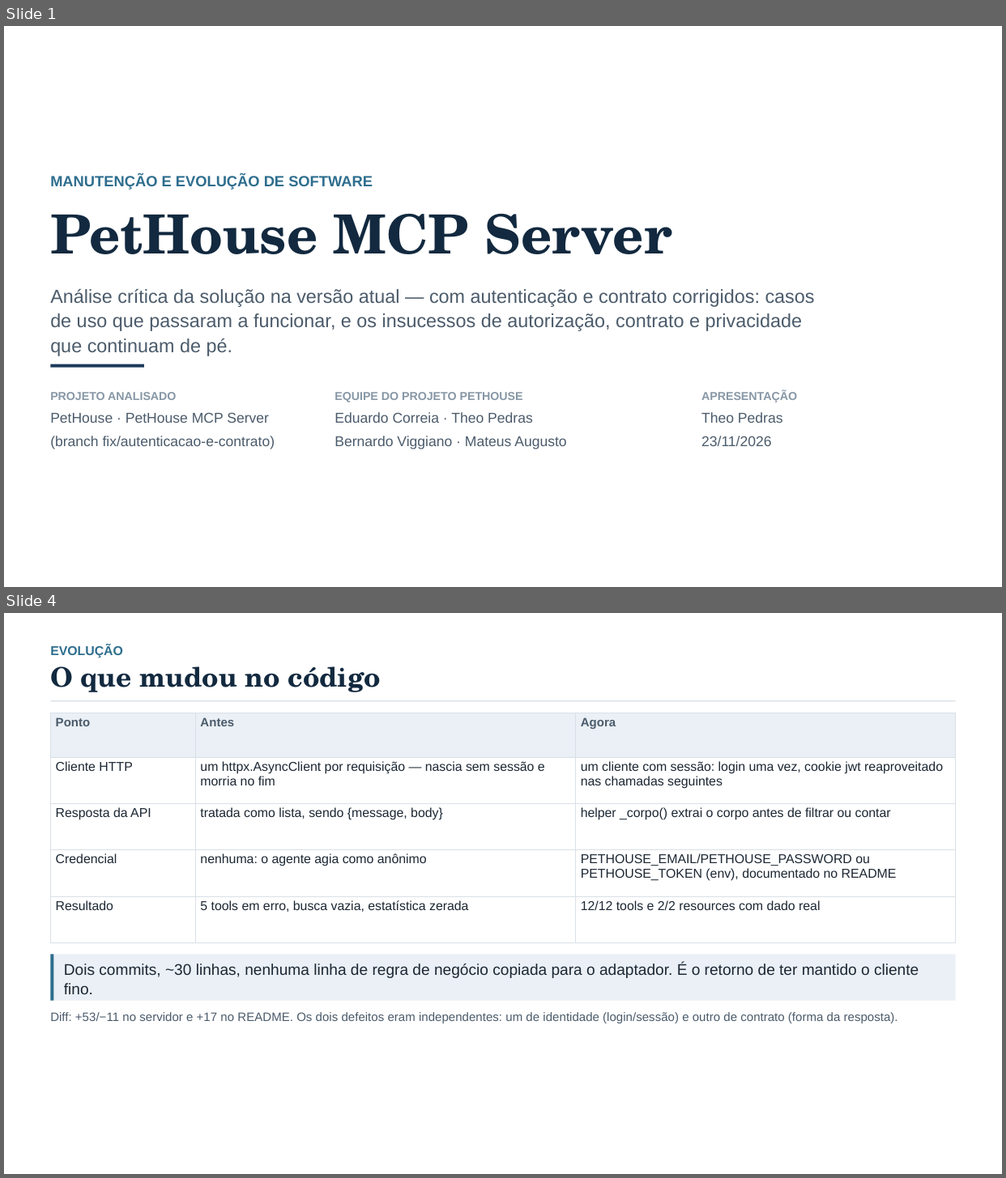
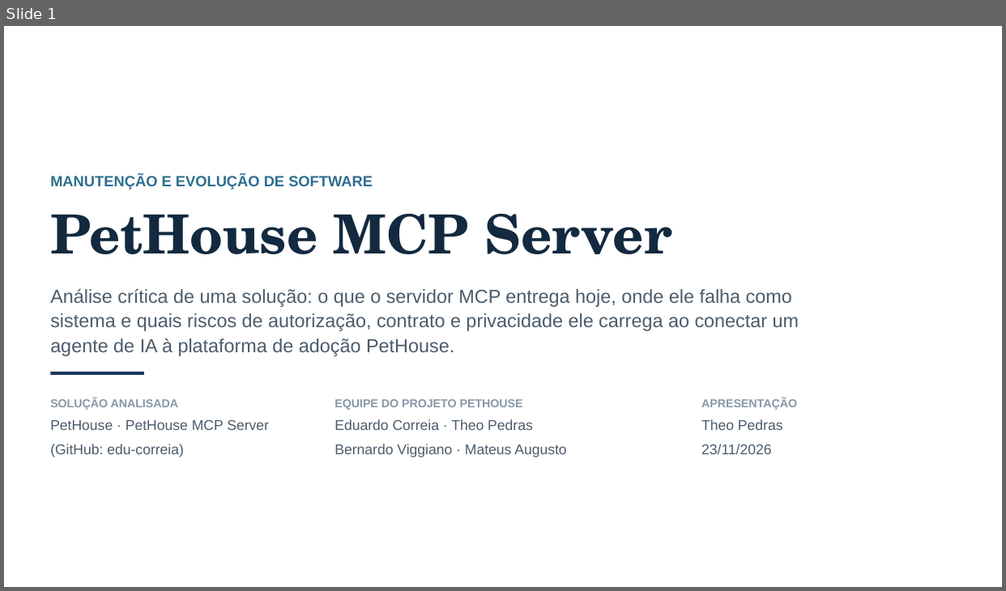
Before and after one commit to edu-correia/project-mcp-pet-adoption, a slide deck: docs/apresentacao-analise-pethouse-mcp.pptx. Shown one above the other, each under a label of ours: slides 1 and 4 before the commit, slide 1 after it; the slides between them are not shown. The pictures are 1006x1178 and 1006x591 pixels, drawn with LibreOffice and Linux fonts; fonts in the diff are those of the drawing. Boxes give left, top, right and bottom in pixels: in the first picture for what was removed or moved away, otherwise in the second. Text is boxed around its words. In the diff, an @@ line names an element or a change of style, - is before the commit and + after.

Commit message:
docs: apresenta a analise da solucao no estado atual (15 slides, sem antes/depois)
- deck reescrito: numeros e tese, arquitetura da ponte, inventario das 12 tools,
  metodo de verificacao, casos de uso, demo, tres insucessos e seguranca
- removidas as referencias a correcao/versao anterior: o material descreve o
  sistema como ele e (publico nao tem contexto de mudanca)
- roteiro de falas refeito para 4 pessoas sobre os 15 slides

```diff
--- a/docs/apresentacao-analise-pethouse-mcp.pptx
+++ b/docs/apresentacao-analise-pethouse-mcp.pptx
@@ slide 4 removed at [4,613,1002,1174], background #FFFFFF @@
@@ text removed at [50,645,123,658] @@
-EVOLUÇÃO
@@ text removed at [50,666,380,692] @@
-O que mudou no código
@@ rectangle removed at [50,700,956,701] @@
@@ table removed at [50,713,956,943], 5 rows, 3 columns @@
-Ponto | Antes | Agora
-Cliente HTTP | um httpx.AsyncClient por requisição — nascia sem sessão e morria no fim | um cliente com sessão: login uma vez, cookie jwt reaproveitado nas chamadas seguintes
-Resposta da API | tratada como lista, sendo {message, body} | helper _corpo() extrai o corpo antes de filtrar ou contar
-Credencial | nenhuma: o agente agia como anônimo | PETHOUSE_EMAIL/PETHOUSE_PASSWORD ou PETHOUSE_TOKEN (env), documentado no README
-Resultado | 5 tools em erro, busca vazia, estatística zerada | 12/12 tools e 2/2 resources com dado real
@@ rectangle removed at [50,954,956,1001] @@
@@ rectangle removed at [50,954,53,1001] @@
@@ text removed at [64,963,918,995] @@
-Dois commits, ~30 linhas, nenhuma linha de regra de negócio copiada para o adaptador. É o retorno de ter mantido o cliente fino.
@@ text removed at [50,1012,898,1024] @@
-Diff: +53/−11 no servidor e +17 no README. Os dois defeitos eram independentes: um de identidade (login/sessão) e outro de contrato (forma da resposta).
@@ slide 1 changed as well @@
@@ text at [50,289,799,356]: text changed @@
-Análise crítica da solução na versão atual — com autenticação e contrato corrigidos: casos de uso que passaram a funcionar, e os insucessos de autorização, contrato e privacidade que continuam de pé.
+Análise crítica de uma solução: o que o servidor MCP entrega hoje, onde ele falha como sistema e quais riscos de autorização, contrato e privacidade ele carrega ao conectar um agente de IA à plataforma de adoção PetHouse.
@@ 2 texts, 1 rectangle: place and size @@
-2 texts, 1 rectangle at [50,365,797,450]
+2 texts, 1 rectangle at [50,372,797,458]
@@ text at [50,398,269,458]: text changed @@
-PROJETO ANALISADO
-PetHouse · PetHouse MCP Server
-(branch fix/autenticacao-e-contrato)
+SOLUÇÃO ANALISADA
+PetHouse · PetHouse MCP Server
+(GitHub: edu-correia)
```
Also in this commit, not shown: 14 other slides changed, 4 other files.
